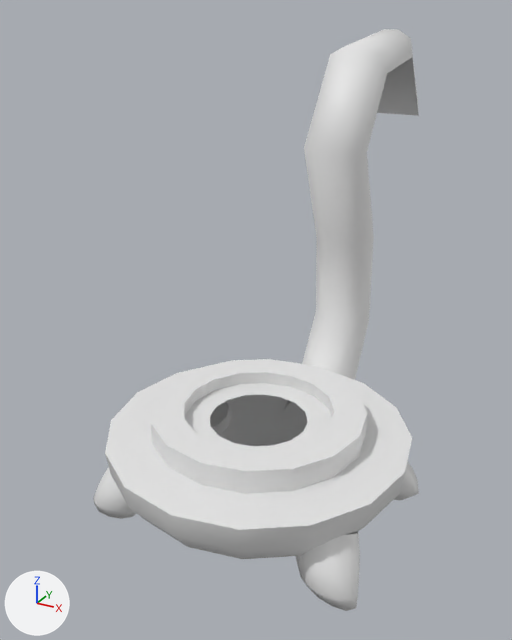
The FBX model Dish-Dwellers-TCC/Assets/Models/Saulo/CandleHolder.fbx as it was, and as the next commit left it.
Rendered twice from a camera (50 mm lens) standing at (-9.381, -0.283, 0.957) and looking at (-9.568, 0.057, 0.787). Arrows for +X, +Y and +Z are at lower left; the lights stay in place. Where no turn or scale is listed for an object, it has been applied to the vertices.

The first picture shows 'CandleHolder'.
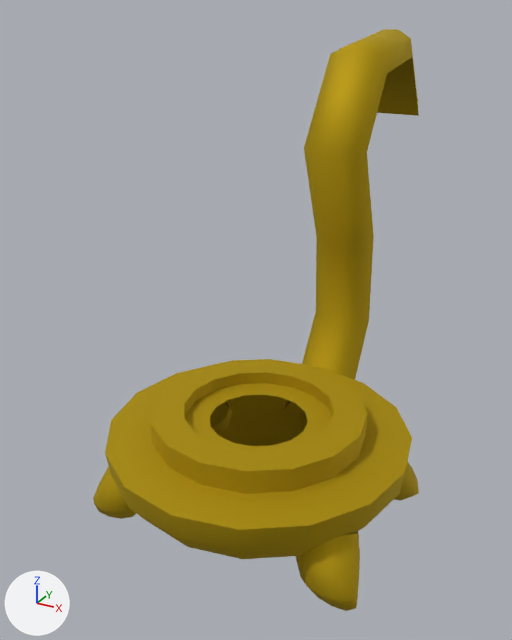
The edits, one by one:
Picture 'GoldTexture.png' (img_goldtexture_png) is new.
Material 'Gold' (mat_gold) is new.
Its texture is img_goldtexture_png (with its transparency).
Its metallic is 0.818.
Its roughness is 0.773.
me_candleholder has 420 vertices, 388 faces and spans x -0.086..0.086, y -0.086..0.215, z -0.039..0.218.
me_candleholder now uses material mat_gold (picture img_goldtexture_png).

Pixel boxes (x1, y1, x2, y2) of what changed, in the pictures (512 x 640 px):
'CandleHolder', recoloured (white to yellow)
    both: (93, 29, 419, 611)
